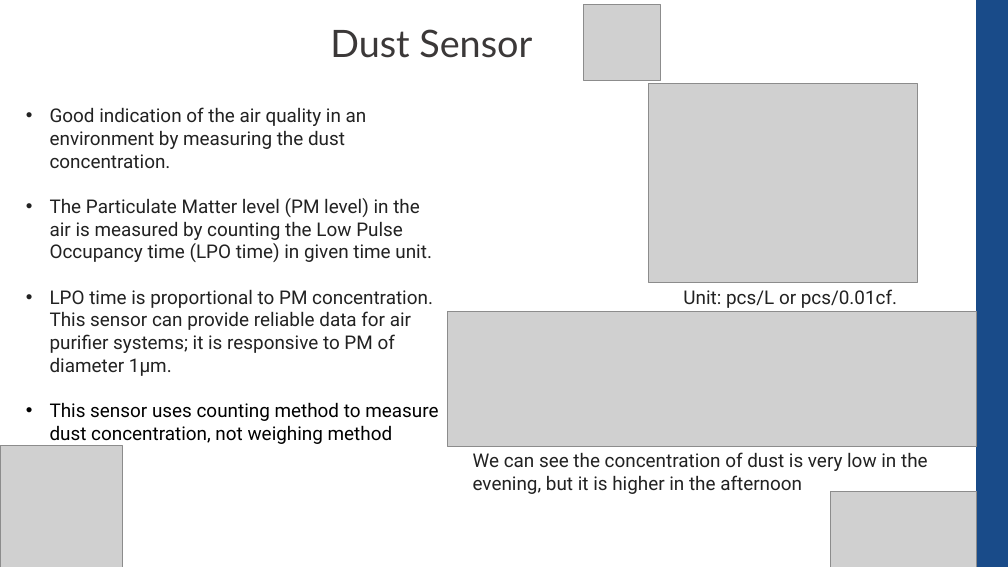
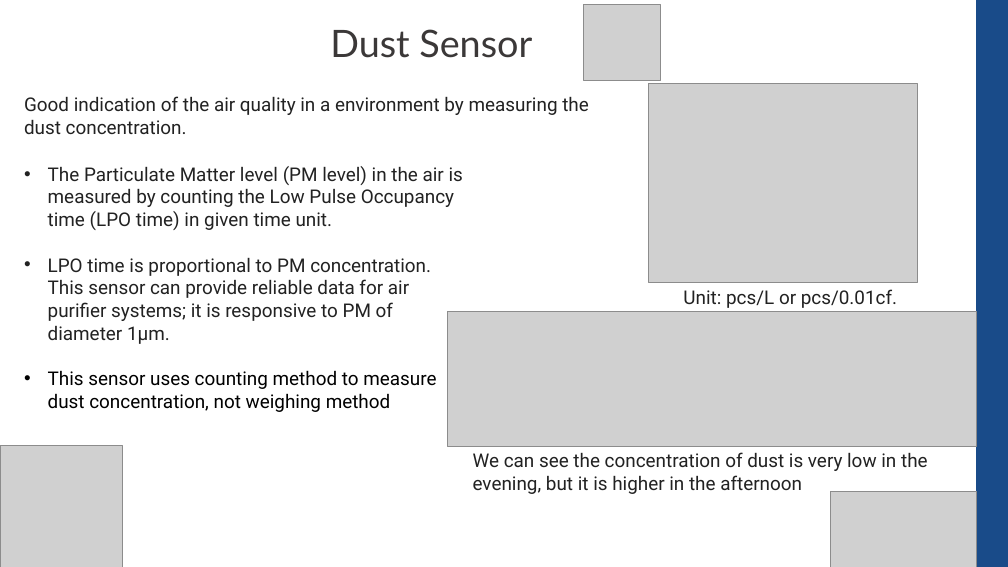
Before and after one commit to CompEng0001/IoT-and-Our-Schools-Environments-for-Education, a slide deck: slide 7 of Lessons/Sensors_101.pptx. Drawn at 1008x567 pixels with LibreOffice and Linux fonts; fonts in the diff are those of the drawing; grey boxes stand for pictures. Boxes give left, top, right and bottom in pixels: in the first picture for what was removed or moved away, otherwise in the second. Text is boxed around its words. In the diff, an @@ line names an element or a change of style, - is before the commit and + after.

```diff
--- a/Lessons/Sensors_101.pptx
+++ b/Lessons/Sensors_101.pptx
@@ text added at [24,96,589,134], 18 pt, text #222222 @@
+Good indication of the air quality in a environment by measuring the dust concentration.
@@ text at [50,107,367,168]: paragraph removed @@
-• Good indication of the air quality in an environment by measuring the dust concentration.
@@ text "The Particulate Matter level (PM ...": place and size @@
-text "The Particulate Matter level (PM ..." at [50,107,438,446]
+text "The Particulate Matter level (PM ..." at [48,166,463,412]
```
Also in this commit, not shown: 2 other slides changed, 2 slides added, 1 slide removed.
